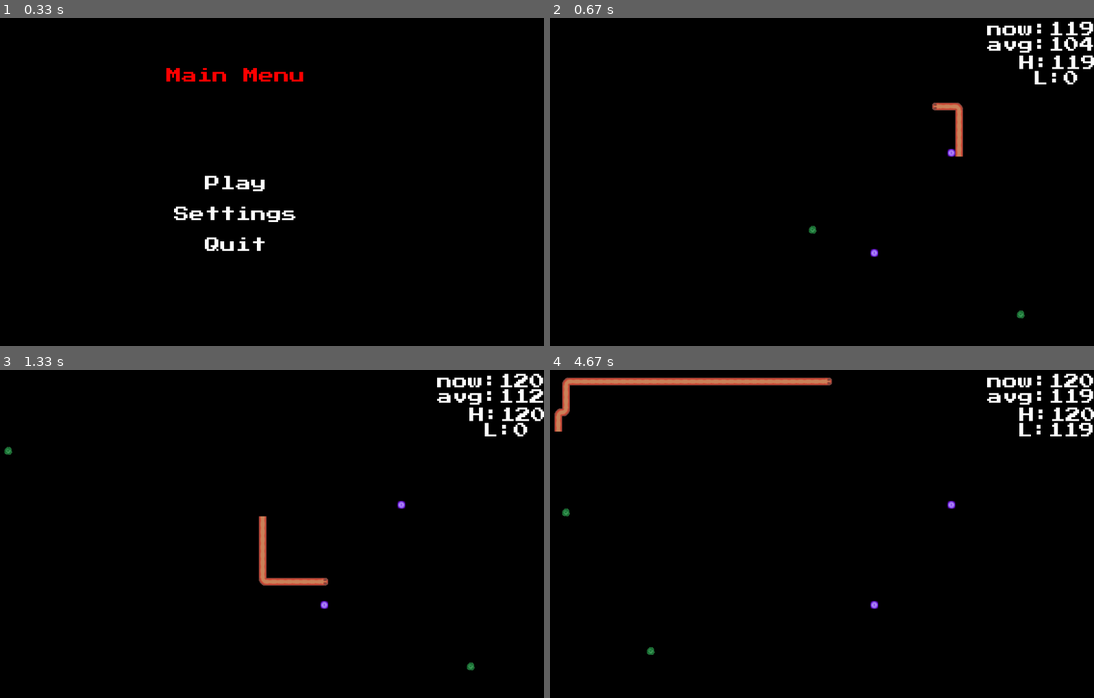
Above: before the commit, frames 1-4 (two rows, left to right).
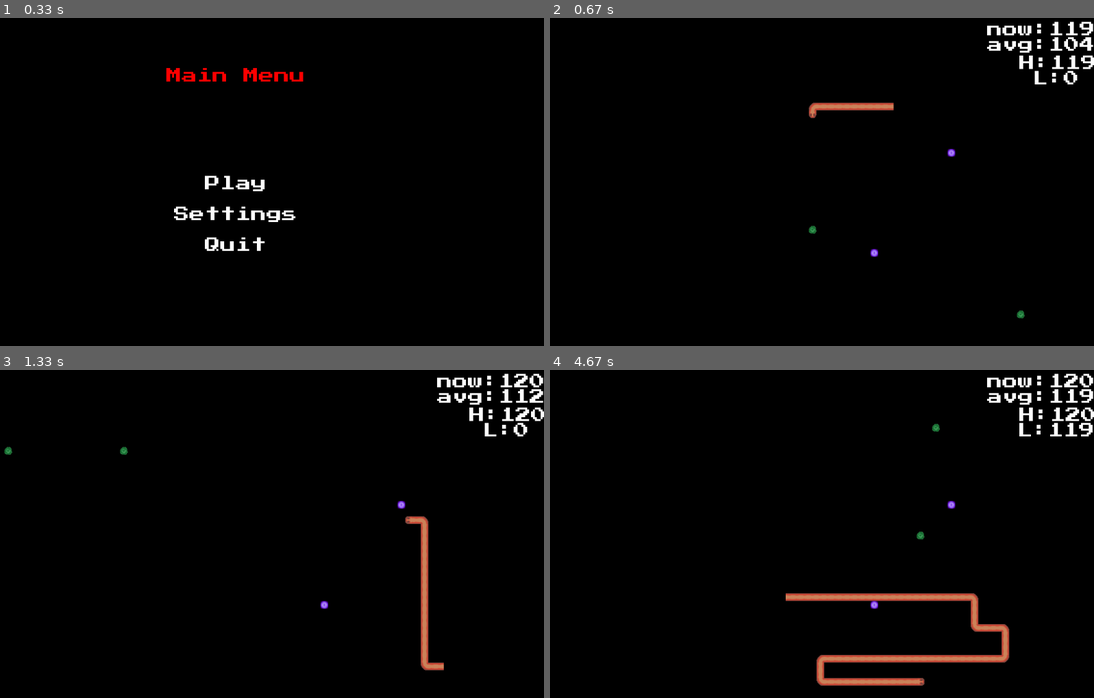
Above: after the commit, the same moments.

Repository: nmurphy101/Pygame2DFramework
Game: pygame game, started from main.py
Two runs of this game, one before a commit and one after it. Both use one fixed random seed, a clock stepped at 60 frames per second and the inputs below.
Inputs (mouse positions are in pixels of both pictures, inside the frame that each line leads up to):
- Up to frame 1 (0.33 s): no input
- Up to frame 2 (0.67 s): click (783, 182) at 0.38 s
- Up to frame 3 (1.33 s): no input
- Up to frame 4 (4.67 s): no input

Frame 1 is identical in both runs. In frame 2, 0.8% of the frame differs, in the area x 47-76%, y 25-43%; in frame 3, 1.5%; in frame 4, 4.3%, in the area x 0-85%, y 2-97%.

Commit message:
Fixed rect collision speed to use raw rect collision over sprite collision

Diff:
--- a/future_features.txt
+++ b/future_features.txt
@@ -37,7 +37,7 @@
 9. immobile enemies
     a. "walls" for future level design
     b. explosive mine
-    c. AOE turret on a visible timer
+    c. AOE turret on a visible timerxxx
 10. moving enemies - WIP
     a. Situational enemy
     b. Hostile enemy
--- a/pkg/snake_game/ai/ai.py
+++ b/pkg/snake_game/ai/ai.py
@@ -115,7 +115,7 @@
         get_intent = self.get_intent
         reset_sight_lines = self.reset_sight_lines
         decide_portal = self.decide_portal
-        collide_rect = pygame.sprite.collide_rect
+        collide_rect = pygame.Rect.colliderect
         situational_intent = self.situational_intent
         hypot = math.hypot
         # Loop to check intent
@@ -141,6 +141,26 @@
         return intent
 
     def verify_sight_lines(self, obj, entity, decide_portal, collide_rect, situational_intent, hypot):
+        # for line in entity.sight_lines_diag:
+            # # Edge of screen detection
+            # if line.direction == 0 and line.end[1] <= 0:
+            #     line.open = False
+            # elif line.direction == 2 and line.end[1] >= entity.screen_size[1]:
+            #     line.open = False
+            # elif line.direction == 3 and line.end[0] <= 0:
+            #     line.open = False
+            # elif line.direction == 1 and line.end[0] >= entity.screen_size[0]:
+            #     line.open = False
+            # Check the sight lines for a open direction
+            # if collide_rect(obj, line):
+            #     if not "segment" in obj.ID:
+            #         print(f"Diagonal line collision {obj.ID} and {line.direction}")
+            #     line.open = False
+                # # Will Ai see and use portals?
+                # if "teleportal" in obj.name and self.difficulty >= self.portal_use_difficulty:
+                #     line.open = decide_portal(obj, entity, situational_intent, hypot)
+                # else:
+                    # line.open = False
         # Verify intention with sight lines
         for line in entity.sight_lines:
             # Edge of screen detection
@@ -152,8 +172,25 @@
                 line.open = False
             elif line.direction == 1 and line.end[0] >= entity.screen_size[0]:
                 line.open = False
+            # Verify with diagonal sight lines
+            # elif line.direction == 0:
+            #     if not entity.sight_lines_diag[0].open and not entity.sight_lines_diag[3].open:
+            #         print(f"Test1: {entity.direction} -- {line.direction}")
+            #         line.open = False
+            # elif line.direction == 2:
+            #     if not entity.sight_lines_diag[1].open and not entity.sight_lines_diag[2].open:
+            #         print(f"Test2: {entity.sight_lines_diag[1].open} -- {entity.sight_lines_diag[2].open}")
+            #         line.open = False
+            # elif line.direction == 3:
+            #     if not entity.sight_lines_diag[2].open and not entity.sight_lines_diag[3].open:
+            #         print(f"Test3: {entity.direction} -- {line.direction}")
+            #         line.open = False
+            # elif line.direction == 1:
+            #     if not entity.sight_lines_diag[0].open and not entity.sight_lines_diag[1].open:
+            #         print(f"Test4: {entity.direction} -- {line.direction}")
+            #         line.open = False
             # Check the sight lines for a open direction
-            if collide_rect(obj, line):
+            if collide_rect(obj.rect, line.rect):
                 # Will Ai see and use portals?
                 if "teleportal" in obj.name and self.difficulty >= self.portal_use_difficulty:
                     line.open = decide_portal(obj, entity, situational_intent, hypot)
@@ -161,8 +198,10 @@
                     line.open = False
 
     def reset_sight_lines(self, entity):
-         for line in entity.sight_lines:
+        for line in entity.sight_lines_diag:
              line.open = True
+        for line in entity.sight_lines:
+            line.open = True
 
     def get_intent(self, intent, entity):
         # Check which open direction to use
--- a/pkg/snake_game/entities/entity.py
+++ b/pkg/snake_game/entities/entity.py
@@ -92,10 +92,10 @@
             Line(3, self),
         ]
         self.sight_lines_diag = [
-            Line(.5, self),
-            Line(1.5, self),
-            Line(2.5, self),
-            Line(3.5, self),
+            # Line(.5, self),
+            # Line(1.5, self),
+            # Line(2.5, self),
+            # Line(3.5, self),
         ]
         # Pathfinding variables
         self.target = None
@@ -130,6 +130,8 @@
             # Render the entity's sight lines
             draw = Line.draw # eval func only once
             for line in self.sight_lines:
+                draw(line, self)
+            for line in self.sight_lines_diag:
                 draw(line, self)
             # Draw each child if there are any
             for child in self.children:
@@ -234,7 +236,7 @@
         Check for self to other obj collision/interaction
         '''
         # Collision check between self and other obj
-        if pygame.sprite.collide_rect(self, obj):
+        if self.rect.colliderect(obj):
             if self.secondary_target == obj.position:
                 self.secondary_target = None
             # print(self.ID, " Interacting with obj ", obj.ID)
@@ -255,10 +257,10 @@
         # Collision check between self and other obj's child
         if obj.children:
             # eval func only once before loop
-            collide_rect = pygame.sprite.collide_rect
+            collide_rect = pygame.Rect.colliderect
             # print(f"{obj.ID} has children {obj.children}")
             for child in obj.children:
-                if collide_rect(self, child):
+                if collide_rect(self.rect, child.rect):
                     if self.secondary_target == child.position:
                         self.secondary_target = None
                     # print(f"----{self.ID} Interacting with child 1 {child.ID}-----")
@@ -341,6 +343,9 @@
                     child.spawn(obj_container)
             return True
         return False
+
+    def choose_img(self):
+        pass
 
     def grow(self, eaten_obj):
         pass
--- a/pkg/snake_game/entities/snake/snake.py
+++ b/pkg/snake_game/entities/snake/snake.py
@@ -113,6 +113,8 @@
             # Render the entity's sight lines
             for line in self.sight_lines:
                 draw(line, self)
+            for line in self.sight_lines_diag:
+                draw(line, self)
             # Draw all children on refresh or optimized one child per
             if updated_refresh[1]:
                 # Draw each child if there are any
@@ -124,6 +126,8 @@
                 append_dirty_rects(self.children[-1])
                 # Only move/render the last child to front of the train
                 self.children[-1].draw(obj_container, updated_refresh)
+                # Change the new last child's image
+                self.children[-1]
 
     def grow(self, eaten_obj):
         '''
@@ -307,8 +311,6 @@
             self.screen.blit(self.image, self.position)
             # Move the child to the front of the list
             self.parent.children.rotate()
-            # Change render dir for this tail
-            self.parent_dir = self.parent.prev_direction
 
     def choose_img(self):
         # Moving up
--- a/pkg/snake_game/game.py
+++ b/pkg/snake_game/game.py
@@ -172,7 +172,7 @@
         # player_snake = Snake(self.alpha_screen, self.screen, self.screen_size, self.app, player=True)
         # player_snake.speed_mod = .75
         enemy_snake = Snake(self.alpha_screen, self.screen, self.screen_size, self.app)
-        enemy_snake.speed_mod = 2
+        enemy_snake.speed_mod = 60
         enemy_snake.killable = False
         # enemy_snake2 = Snake(self.alpha_screen, self.screen, self.screen_size, self.app)
         # enemy_snake2.speed_mod = 3
